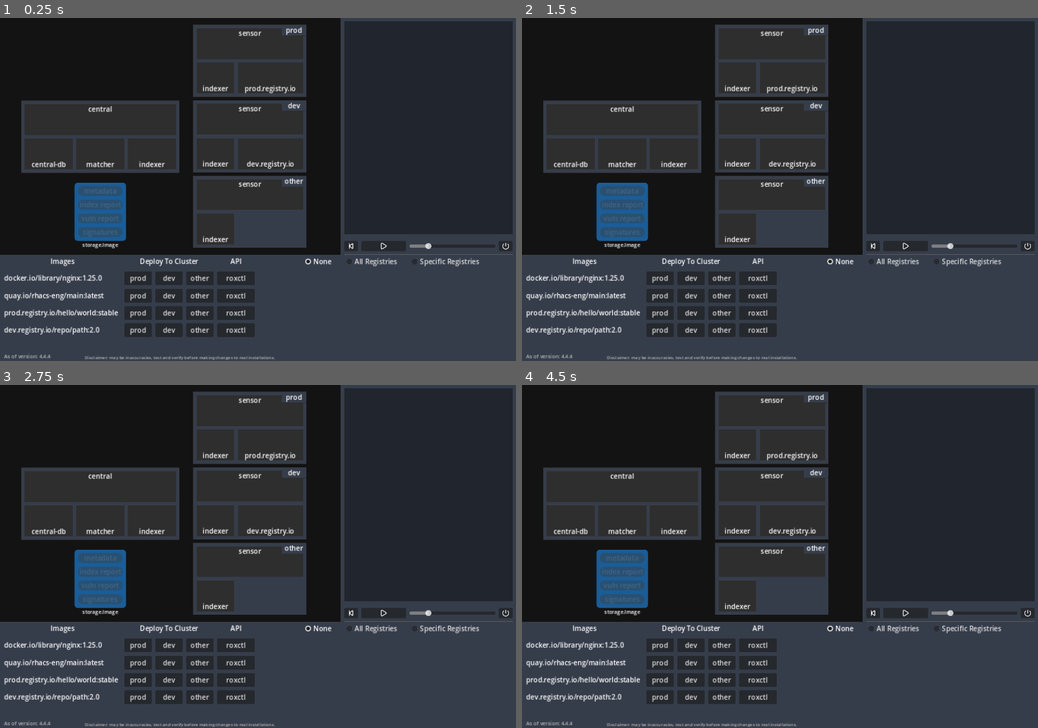
Above: before the commit, frames 1-4 (two rows, left to right).
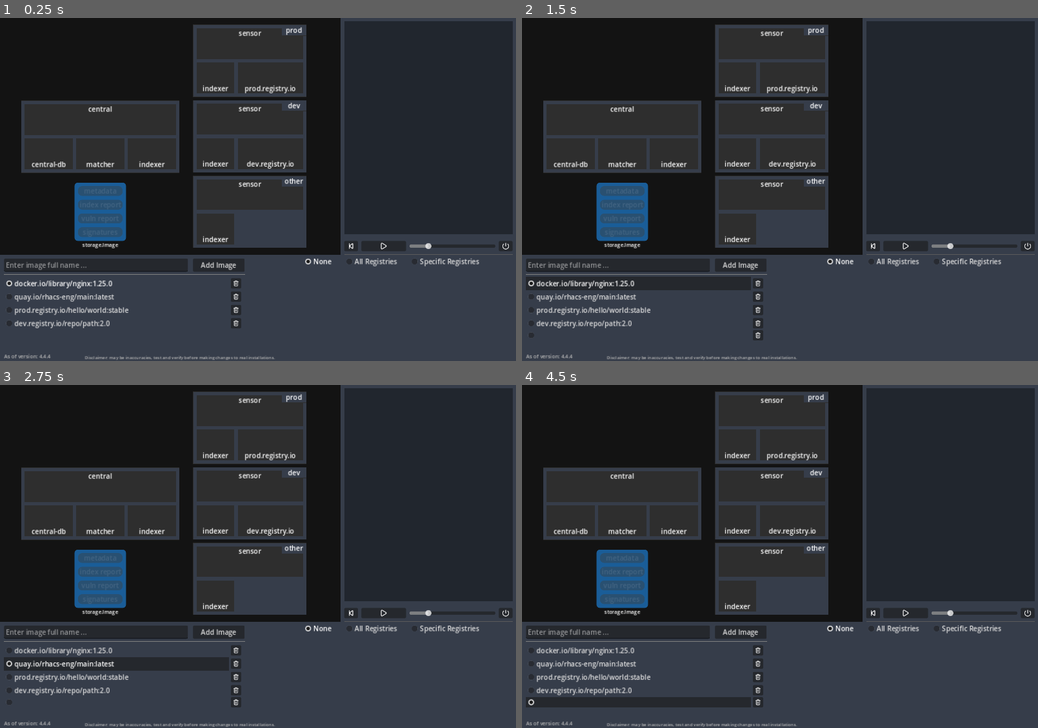
Above: after the commit, the same moments.

Repository: dcaravel/delegated-scanning-sim
Game: Godot game, scene res://arch.tscn
The game is run twice, just before and just after one commit, with the same random seed, the same clock (stepped at 60 frames per second) and the same inputs.
Inputs (mouse positions are in pixels of both pictures, inside the frame that each line leads up to):
- Up to frame 1 (0.25 s): no input
- Up to frame 2 (1.5 s): click (738, 264) at 0.5 s, where only the run after the commit has a clickable "Add Image"; click (635, 282) at 1.25 s, where only the run after the commit has a clickable "docker.io/library/nginx:1.25.0"
- Up to frame 3 (2.75 s): click (113, 662) at 2 s, where only the run after the commit has a clickable "quay.io/rhacs-eng/main:latest"
- Up to frame 4 (4.5 s): click (635, 676) at 2.75 s, where only the run after the commit has a clickable "prod.registry.io/hello/world:…"; click (635, 690) at 3.5 s, where only the run after the commit has a clickable "dev.registry.io/repo/path:2.0"; click (635, 700) at 4.27 s

The runs differ from the first frame. In frame 1, 6.4% of the frame differs, in the area x 0-50%, y 69-93%; in frame 2, 6.7%; in frame 3, 6.5%; in frame 4, 6.9%, in the area x 0-50%, y 69-94%.

Commit message:
add trash and custom image entry

Diff:
--- a/PopupMenu.gd
+++ b/PopupMenu.gd
@@ -13,11 +13,16 @@
 
 func _update_images() -> void:
 	clear()
+	reset_size()
+	if !Config.has_images():
+		add_item(Global.NO_IMAGE_AVAIL_ERR)
+		set_item_disabled(0, true)
+		return
+
 	for item in Config.get_images():
 		add_item(item)
 
 func _on_index_pressed(index: int):
 	Config.set_active_image(index)
 
-	print("emit: ", active_cluster)
 	SignalManager.deploy_to_cluster.emit(active_cluster)
--- a/arch.gd
+++ b/arch.gd
@@ -768,6 +768,10 @@
 
 func _on_deploy_to_cluster(p_cluster:Global.CLUSTER):
 	_reset()
+
+	if !Config.has_images():
+		print("ERROR: no images, cannot deploy")
+		return
 	print("prepping path for image: ", Config.get_active_image())
 	Config.set_active_path(_prep_path(p_cluster, Config.get_active_image()))
 	Config.set_moving(true)
--- a/arch.tscn
+++ b/arch.tscn
@@ -1,10 +1,11 @@
-[gd_scene load_steps=97 format=3 uid="uid://1d30nevdx8ls"]
+[gd_scene load_steps=98 format=3 uid="uid://1d30nevdx8ls"]
 
 [ext_resource type="Script" path="res://arch.gd" id="1_p2u15"]
 [ext_resource type="PackedScene" uid="uid://bq8pyne1pxix3" path="res://cluster.tscn" id="2_70j8o"]
 [ext_resource type="PackedScene" uid="uid://xc7ehdgts1gt" path="res://image.tscn" id="3_5ph6d"]
 [ext_resource type="PackedScene" uid="uid://dtl428geay23t" path="res://registry.tscn" id="3_pco5m"]
 [ext_resource type="PackedScene" uid="uid://dtq65a7gfvplv" path="res://central_services.tscn" id="3_srn5w"]
+[ext_resource type="PackedScene" uid="uid://by3lsour21dm4" path="res://image_manager.tscn" id="5_yp0xd"]
 [ext_resource type="PackedScene" uid="uid://dyxof76c6vcef" path="res://log_panel.tscn" id="7_1jrm4"]
 [ext_resource type="PackedScene" uid="uid://dqsf4fb6s5p2m" path="res://ImageStatusZoom.tscn" id="8_6wjqu"]
 [ext_resource type="Texture2D" uid="uid://rutfbve2kuta" path="res://assets/cloud4-svgrepo-com-256x256.png" id="8_aq7sb"]
@@ -611,7 +612,14 @@
 sharp_limit = 1.0
 round_precision = 1
 
+[node name="ImageManager" parent="." instance=ExtResource("5_yp0xd")]
+layout_mode = 0
+offset_top = 553.0
+offset_right = 576.0
+offset_bottom = 776.0
+
 [node name="Images" type="Control" parent="."]
+visible = false
 anchors_preset = 0
 offset_top = 552.0
 offset_right = 648.0
@@ -1115,8 +1123,13 @@
 
 [node name="PopupMenu" type="PopupMenu" parent="."]
 position = Vector2i(550, 195)
-size = Vector2i(102, 100)
+size = Vector2i(100, 30)
 script = ExtResource("12_ndm45")
+
+[node name="Control" type="Control" parent="."]
+anchors_preset = 0
+offset_right = 40.0
+offset_bottom = 40.0
 
 [connection signal="item_selected" from="DelegatedScanningConfig/DefaultClusterOption" to="." method="_on_default_cluster_option_item_selected"]
 [connection signal="config_updated" from="DelegatedScanningConfig/dev" to="." method="_on_dev_config_updated"]
--- a/cluster_overlay.gd
+++ b/cluster_overlay.gd
@@ -33,7 +33,11 @@
 func _set_overlay_visible(full:bool=true):
 	if full:
 		get_theme_stylebox("normal").bg_color.a = overlay_visible_alpha
-		text = overlay_visible_text
+
+		if Config.has_images():
+			text = overlay_visible_text
+		else:
+			text = Global.NO_IMAGE_AVAIL_ERR
 	else:
 		#get_theme_stylebox("normal").bg_color.a = 0.2
 		#text = ""
--- /dev/null
+++ b/image_entry.gd
@@ -0,0 +1,22 @@
+extends HBoxContainer
+class_name ImageEntry
+
+var index:int
+var text:String
+var button_group:ButtonGroup
+var button_pressed:bool
+
+@onready var check_box = $CheckBox
+
+func _ready():
+	check_box.text = text
+	check_box.button_group = button_group
+	check_box.button_pressed = button_pressed
+
+# Called every frame. 'delta' is the elapsed time since the previous frame.
+func _process(delta):
+	pass
+
+
+func _on_delete_button_pressed():
+	Config.delete_image(index)
--- /dev/null
+++ b/image_entry.tscn
@@ -0,0 +1,40 @@
+[gd_scene load_steps=6 format=3 uid="uid://bwfsxegipgtiw"]
+
+[ext_resource type="StyleBox" uid="uid://c8gtm0fgufeaf" path="res://theme/styles/hover.tres" id="1_yte84"]
+[ext_resource type="Script" path="res://image_entry.gd" id="2_ql34x"]
+[ext_resource type="Texture2D" uid="uid://by2xty1mw77m3" path="res://assets/trash-svgrepo-com-16x16.png" id="3_pqh1h"]
+
+[sub_resource type="StyleBoxEmpty" id="StyleBoxEmpty_4o3yq"]
+
+[sub_resource type="StyleBoxEmpty" id="StyleBoxEmpty_h3tai"]
+
+[node name="HBoxContainer" type="HBoxContainer"]
+offset_right = 119.0
+offset_bottom = 31.0
+size_flags_horizontal = 3
+theme_override_constants/separation = 4
+script = ExtResource("2_ql34x")
+
+[node name="CheckBox" type="CheckBox" parent="."]
+layout_mode = 2
+size_flags_horizontal = 3
+size_flags_vertical = 0
+mouse_default_cursor_shape = 2
+theme_override_constants/check_v_offset = 0
+theme_override_font_sizes/font_size = 16
+theme_override_styles/hover = ExtResource("1_yte84")
+theme_override_styles/hover_pressed = ExtResource("1_yte84")
+theme_override_styles/focus = SubResource("StyleBoxEmpty_4o3yq")
+text = "abc123"
+
+[node name="DeleteButton" type="Button" parent="."]
+layout_mode = 2
+size_flags_vertical = 4
+theme_override_styles/focus = SubResource("StyleBoxEmpty_h3tai")
+icon = ExtResource("3_pqh1h")
+
+[node name="Spacer" type="Control" parent="."]
+custom_minimum_size = Vector2(4, 0)
+layout_mode = 2
+
+[connection signal="pressed" from="DeleteButton" to="." method="_on_delete_button_pressed"]
--- /dev/null
+++ b/image_manager.gd
@@ -0,0 +1,71 @@
+extends MarginContainer
+
+const image_entry_scene = preload("res://image_entry.tscn")
+
+var button_group_res:ButtonGroup = preload("res://theme/image_entry_button_group.tres")
+var button_group:ButtonGroup
+
+@onready var image_container = $VBoxContainer/ScrollContainer/ImageContainer
+@onready var image_name_edit = $VBoxContainer/HBoxContainer/ImageNameEdit
+
+# Called when the node enters the scene tree for the first time.
+func _ready():
+	SignalManager.images_updated.connect(_update_images)
+	SignalManager.active_image_updated.connect(_update_active_image)
+
+	#button_group = button_group_res.duplicate()
+	#button_group.pressed.connect(_image_selected)
+
+	_update_images()
+
+func _update_active_image():
+	button_group.get_buttons()[Config.get_active_image_idx()].button_pressed = true
+
+
+func _image_selected(_base_button:BaseButton):
+	var pressed = button_group.get_pressed_button()
+	#print("button group size: ", button_group.get_buttons().size(), " -- selected button ", _base_button.text, " -- pressed: ", pressed.text)
+	for button_idx:int in button_group.get_buttons().size():
+		var button = button_group.get_buttons()[button_idx]
+		if _base_button == button:
+			Config.set_active_image(button_idx)
+			return
+
+func _add_image(idx:int, image:String, pressed:bool = false):
+	var image_entry:ImageEntry = image_entry_scene.instantiate()
+	image_entry.text = image
+	image_entry.button_group = button_group
+	image_entry.button_pressed = pressed
+	image_entry.index = idx
+	image_container.add_child(image_entry)
+
+func _update_images():
+	if button_group != null:
+		button_group.pressed.disconnect(_image_selected)
+		button_group = null
+
+	button_group = button_group_res.duplicate()
+	button_group.pressed.connect(_image_selected)
+
+	_clear_images()
+	for idx in Config.get_images().size():
+		var item = Config.get_images()[idx]
+		var pressed = idx == Config.get_active_image_idx()
+		_add_image(idx, item, pressed)
+
+func _clear_images():
+	while image_container.get_child_count() > 0:
+		var last_child:ImageEntry = image_container.get_children()[-1]
+		image_container.remove_child(last_child)
+		last_child.queue_free()
+		last_child = null
+
+
+func _process(delta):
+	pass
+
+func _on_add_image_button_pressed():
+	Config.add_image(image_name_edit.text)
+
+func _on_image_name_edit_text_submitted(new_text):
+	Config.add_image(new_text)
--- /dev/null
+++ b/image_manager.tscn
@@ -0,0 +1,53 @@
+[gd_scene load_steps=3 format=3 uid="uid://by3lsour21dm4"]
+
+[ext_resource type="Script" path="res://image_manager.gd" id="1_p5ra4"]
+
+[sub_resource type="StyleBoxEmpty" id="StyleBoxEmpty_x2858"]
+
+[node name="MarginContainer" type="MarginContainer"]
+offset_right = 633.0
+offset_bottom = 216.0
+size_flags_horizontal = 3
+theme_override_constants/margin_left = 8
+theme_override_constants/margin_top = 8
+theme_override_constants/margin_right = 8
+theme_override_constants/margin_bottom = 8
+script = ExtResource("1_p5ra4")
+
+[node name="VBoxContainer" type="VBoxContainer" parent="."]
+layout_mode = 2
+size_flags_horizontal = 3
+alignment = 2
+
+[node name="HBoxContainer" type="HBoxContainer" parent="VBoxContainer"]
+layout_mode = 2
+
+[node name="ImageNameEdit" type="LineEdit" parent="VBoxContainer/HBoxContainer"]
+layout_mode = 2
+size_flags_horizontal = 3
+placeholder_text = "Enter image full name ..."
+
+[node name="VSeparator" type="VSeparator" parent="VBoxContainer/HBoxContainer"]
+layout_mode = 2
+theme_override_styles/separator = SubResource("StyleBoxEmpty_x2858")
+
+[node name="AddImageButton" type="Button" parent="VBoxContainer/HBoxContainer"]
+custom_minimum_size = Vector2(120, 0)
+layout_mode = 2
+text = "Add Image"
+
+[node name="HSeparator" type="HSeparator" parent="VBoxContainer"]
+layout_mode = 2
+
+[node name="ScrollContainer" type="ScrollContainer" parent="VBoxContainer"]
+layout_mode = 2
+size_flags_vertical = 3
+
+[node name="ImageContainer" type="VBoxContainer" parent="VBoxContainer/ScrollContainer"]
+layout_mode = 2
+size_flags_horizontal = 3
+size_flags_vertical = 0
+theme_override_constants/separation = 0
+
+[connection signal="text_submitted" from="VBoxContainer/HBoxContainer/ImageNameEdit" to="." method="_on_image_name_edit_text_submitted"]
+[connection signal="pressed" from="VBoxContainer/HBoxContainer/AddImageButton" to="." method="_on_add_image_button_pressed"]
--- a/scripts/config.gd
+++ b/scripts/config.gd
@@ -58,12 +58,32 @@
 var _default_active_image = 0
 var _active_image:int = _default_active_image
 
+func has_images() -> bool:
+	return _images.size() > 0
+
+func has_image(p_image:String) -> bool:
+	for img in _images:
+		if img == p_image:
+			return true
+
+	return false
 
 func get_images() -> Array[String]:
 	return _images
 
+func add_image(p_image:String):
+	if has_image(p_image):
+		return
+
+	_images.append(p_image)
+	SignalManager.images_updated.emit()
+
+func delete_image(p_idx:int):
+	_images.remove_at(p_idx)
+	SignalManager.images_updated.emit()
+	set_active_image(_active_image) # by calling this with the same index the set_active_image method will sanitize the value
+
 func set_active_image(p_image_idx:int) -> void:
-	print("active image set to: ", p_image_idx)
 	if _images.size() == 0:
 		_active_image = _default_active_image
 		return
@@ -75,5 +95,11 @@
 	else:
 		_active_image = p_image_idx
 
+	print("Active image: ", _active_image, " ", _images[_active_image], " -- ", _images)
+	SignalManager.active_image_updated.emit()
+
+func get_active_image_idx() -> int:
+	return _active_image
+
 func get_active_image() -> String:
 	return _images[_active_image]
--- a/scripts/global.gd
+++ b/scripts/global.gd
@@ -13,3 +13,5 @@
 const TRAIL_COLOR_ALT:Color = Color("ffff0f", 1.0)
 
 const OVERLAY_ZINDEX:int = 20
+
+const NO_IMAGE_AVAIL_ERR:String = "No image available"
--- a/scripts/signal_manager.gd
+++ b/scripts/signal_manager.gd
@@ -14,3 +14,4 @@
 signal deploy_to_cluster(p_cluster:Global.CLUSTER)
 signal context_menu(p_cluster:Global.CLUSTER)
 signal images_updated
+signal active_image_updated
--- /dev/null
+++ b/theme/image_entry_button_group.tres
@@ -0,0 +1,4 @@
+[gd_resource type="ButtonGroup" format=3 uid="uid://bg53brmifkknb"]
+
+[resource]
+resource_name = "ImageRadio"
--- /dev/null
+++ b/theme/styles/hover.tres
@@ -0,0 +1,5 @@
+[gd_resource type="StyleBoxFlat" format=3 uid="uid://c8gtm0fgufeaf"]
+
+[resource]
+content_margin_left = 4.0
+bg_color = Color(0.145098, 0.156863, 0.176471, 1)
Binary file added: assets/trash-svgrepo-com-16x16.png
Not shown, added: assets/trash-svgrepo-com-16x16.png.import
Binary file added: assets/trash-svgrepo-com-24x24.png
Not shown, added: assets/trash-svgrepo-com-24x24.png.import
Binary file added: assets/trash-svgrepo-com.png
Not shown, added: assets/trash-svgrepo-com.png.import
